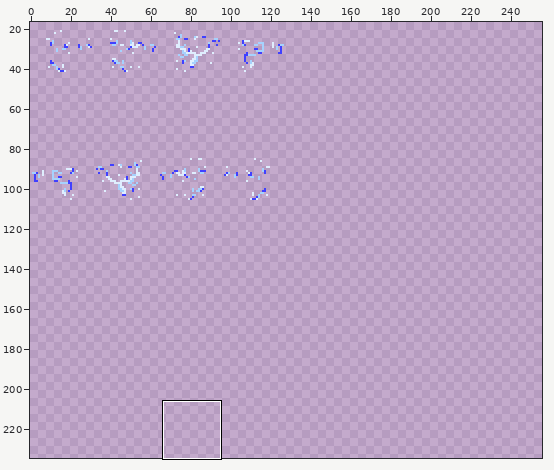
Sprite sheet: src/resources/effects.gif. Above: a wide view before the commit, with the close-up outlined.
Close-up. Earlier state:
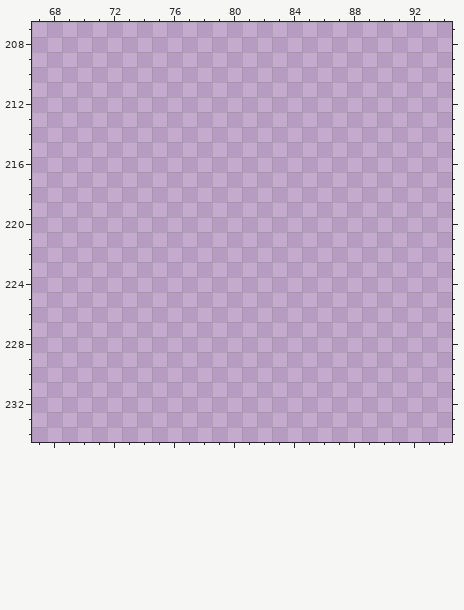
The file is 128x480 pixels. Colours within 5 levels of each other are drawn and written as one. Shown: x 67..94, y 207..234. The old version is drawn lined up with the new one, on the new canvas. The wide view leaves out empty margins. The commit also changed other parts of the picture, which this record leaves out.
Now the later version:
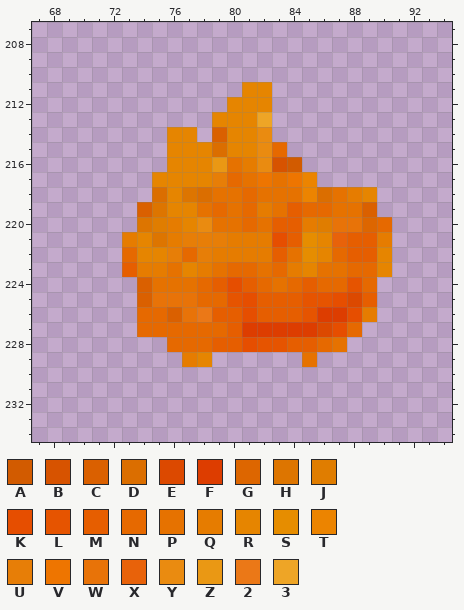
Palette (. is transparent): A #d25b00  B #d75300  C #da6000  D #db6e00  E #dc4900  F #dd3d00  G #dd6600  H #dd7500  J #e07d00  K #e64e00  L #e65400  M #e65e00  N #e66900  P #e67200  Q #e67c00  R #e68500  S #e68d00  T #ec8400  U #e77e07  V #ee7500  W #e87308  X #e8620a  Y #ea8b10  Z #ea9814  2 #eb7817  3 #eea526
From old to new:
canvas 128x480 -> 256x480
Changed rows in their new state; - is an unchanged pixel.
first column x 73:
211 --------RR--------
212 -------RRR--------
213 ------RRR3--------
214 ---RR-CRRY--------
215 ---RRRDRRYN-------
216 ---RRRZPQYBA------
217 --RRRRUNPVPVT-----
218 --DRHDPPNPPPTDPQR-
219 -CHRRPNPNQPMNNPPC-
220 -HJQRYPPNPMMQJWWGN
221 QRHQUUUQQQKMSRXMMQ
222 NRRUNUQQQQMPSRNMMR
223 MQQPRQPNNPNQRPPNNR
224 -CPPPNMKMNPNMNNLN-
225 -CWWWNNLKMMMLLKEM-
226 -NNCW2MMKMMMLFFKQ-
227 -NNNNNNMFFFFFEKN--
228 ---NNNMMKLLMMNP---
229 ----QR------P-----
Changed places in both close-ups, as pixel boxes (x1, y1, x2, y2):
added: (122, 82, 392, 367)
